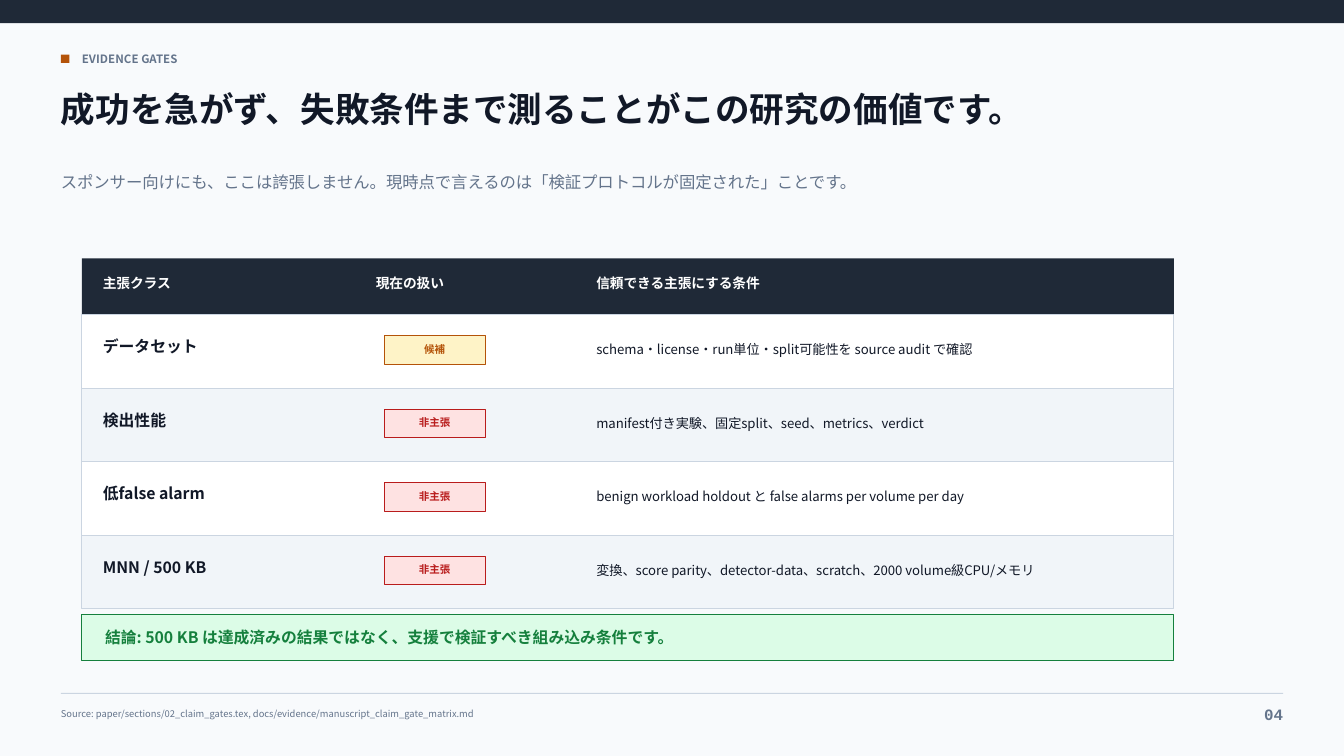
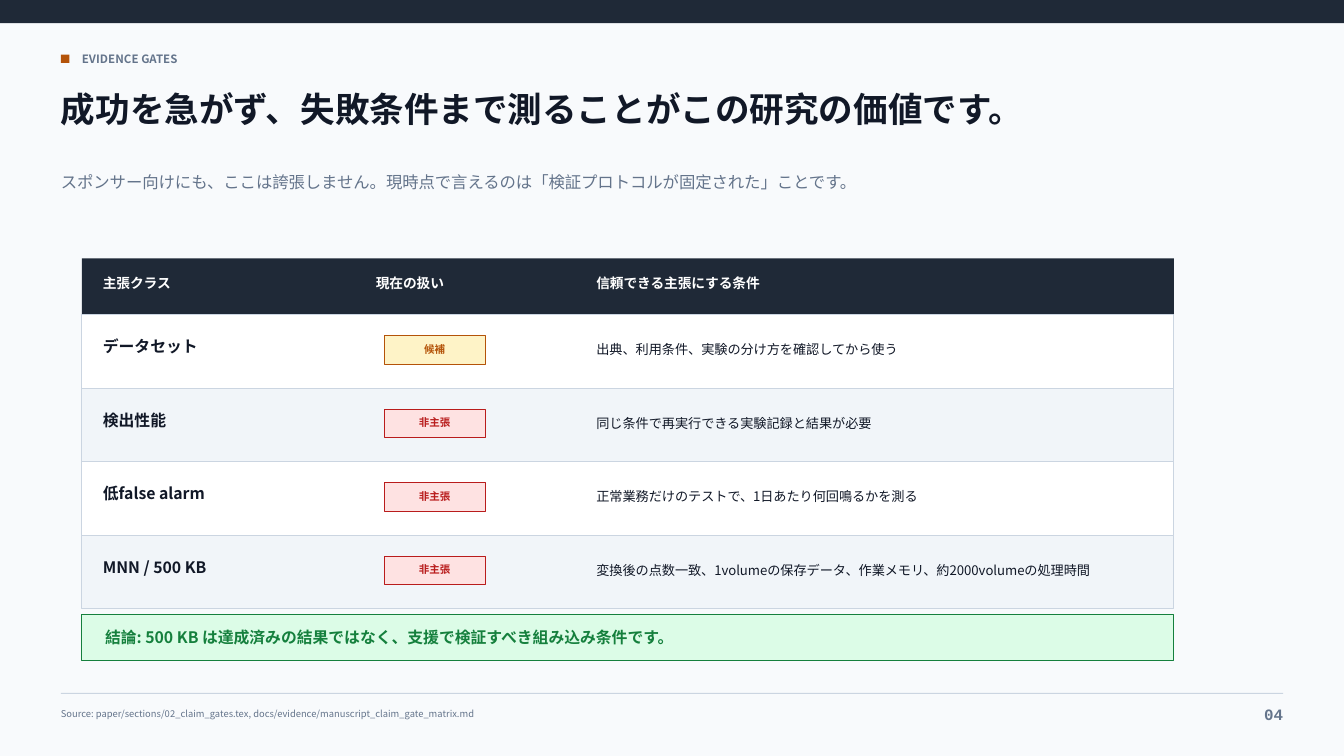
Before and after one commit to t0m0h1r0/research-anomaly, a slide deck: slide 4 of paper/presentations/storage_embedded_ransomware_sponsor_brief.pptx. Drawn at 1344x756 pixels with LibreOffice and Linux fonts; fonts in the diff are those of the drawing. Boxes give left, top, right and bottom in pixels: in the first picture for what was removed or moved away, otherwise in the second. Text is boxed around its words. In the diff, an @@ line names an element or a change of style, - is before the commit and + after.

```diff
--- a/paper/presentations/storage_embedded_ransomware_sponsor_brief.pptx
+++ b/paper/presentations/storage_embedded_ransomware_sponsor_brief.pptx
@@ text at bbox=[596, 343, 897, 355]: text changed @@
-schema・license・run単位・split可能性を source audit で確認
+出典、利用条件、実験の分け方を確認してから使う
@@ text at bbox=[596, 417, 871, 429]: text changed @@
-manifest付き実験、固定split、seed、metrics、verdict
+同じ条件で再実行できる実験記録と結果が必要
@@ text at bbox=[596, 490, 917, 502]: text changed @@
-benign workload holdout と false alarms per volume per day
+正常業務だけのテストで、1日あたり何回鳴るかを測る
@@ text at bbox=[596, 564, 1090, 576]: text changed @@
-変換、score parity、detector-data、scratch、2000 volume級CPU/メモリ
+変換後の点数一致、1volumeの保存データ、作業メモリ、約2000volumeの処理時間
```
Also in this commit, not shown: 4 other slides changed, 2 other files.
